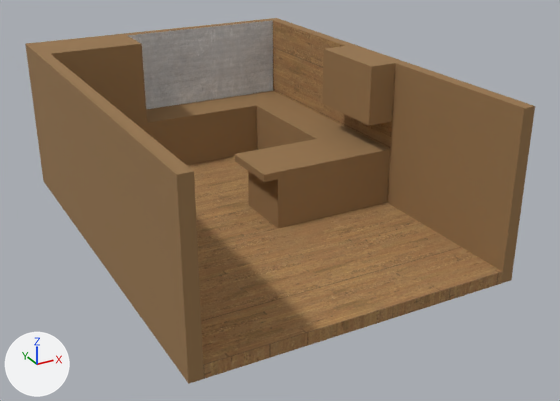
An edit to the glTF model model.glb, drawn before and after from the same camera.
Rendered twice from a 50 mm camera at (-247.0, -498.0, 260.0) aimed at (19.0, -15.0, 18.0). Lighting does not change. The marker at lower left points along +X, +Y and +Z. The first picture is the older version. Where no turn or scale is listed for an object, it has been applied to the vertices.

The first picture shows 'L_01', 'L_02', 'L_03', 'L_04', 'L_05', 'L_06', 'L_07', 'L_08', 'L_09'.
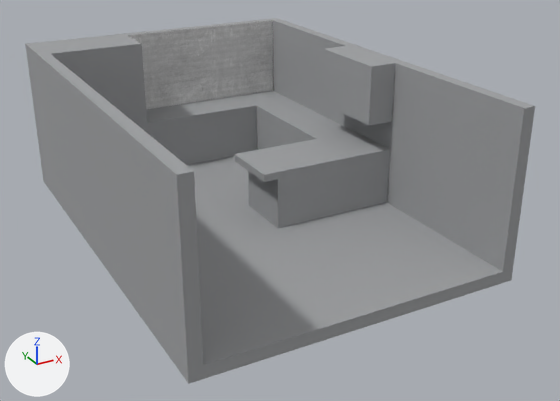
Boxes (x1, y1, x2, y2) around the edits, measured in the pictures (560 x 401 px):
'L_09', surface changed (brown to grey)
    both: (25, 18, 535, 384)
'L_01', surface changed (brown to grey)
    both: (187, 156, 503, 379)
'L_02', surface changed (brown to grey)
    both: (148, 111, 390, 228)
'L_03', surface changed (brown to grey)
    both: (146, 91, 390, 182)
'L_08', surface changed (brown to grey)
    both: (273, 21, 395, 149)
'L_06', surface changed (brown to grey)
    both: (322, 46, 395, 126)
'L_04', surface changed (brown to grey)
    both: (85, 35, 148, 133)
'L_05', surface changed (brown to grey)
    both: (39, 40, 102, 96)

What changed in the scene script:
```text
Change mat_material_1:
    remove mat_material_1.texture = img_texture_194
    add mat_material_1.base_color = (0.346, 0.354, 0.364)  # grey #9fa1a3
```
